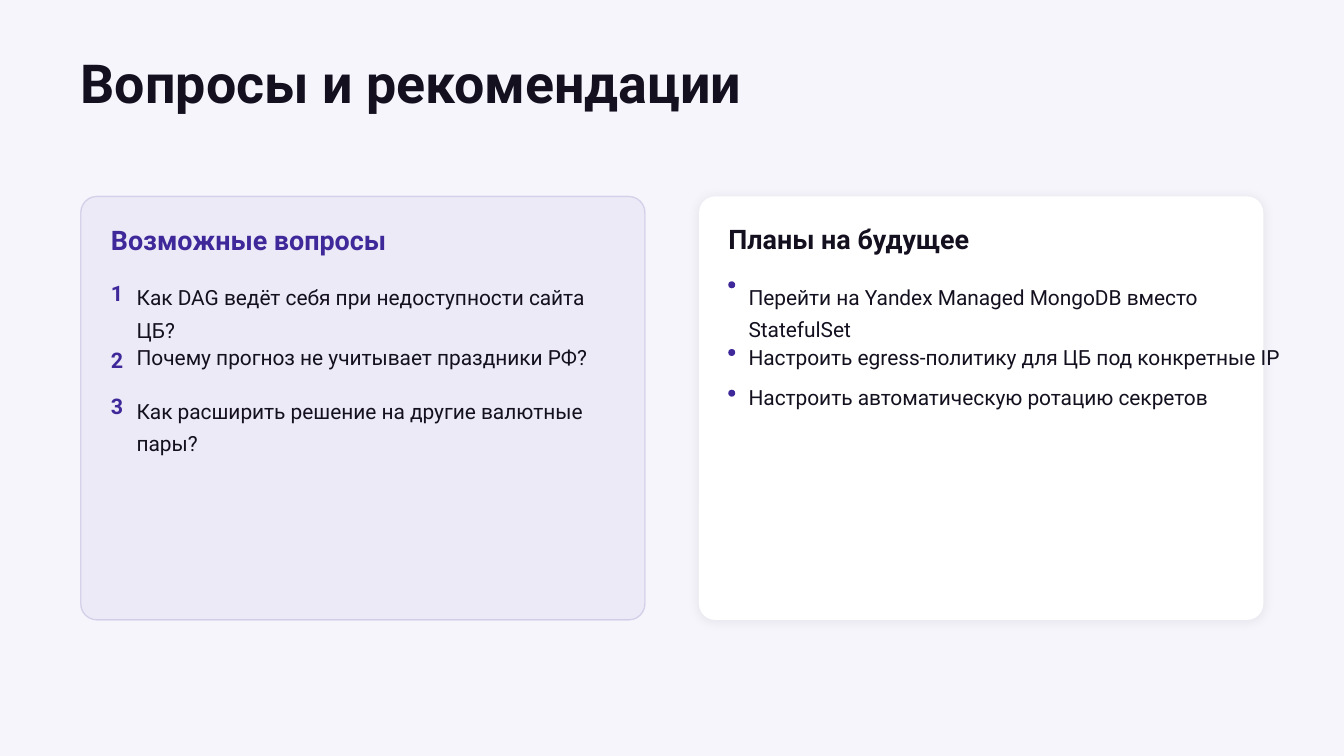
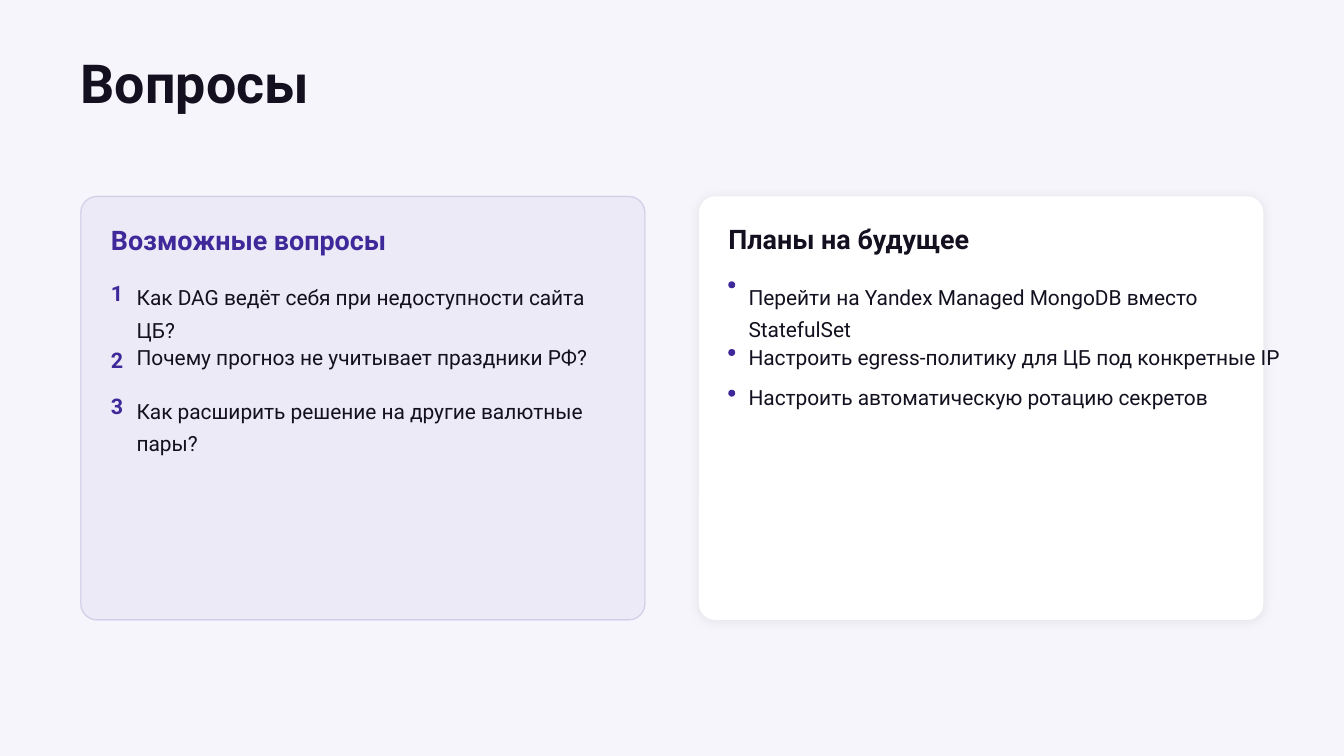
Before and after one commit to Kuber-2026-05OTUS/basov_repo, a slide deck: slide 22 of kubernetes-demo/docs/BASOV_REPO.pptx (slide 9 before the commit). Drawn at 1344x756 pixels with LibreOffice and Linux fonts; fonts in the diff are those of the drawing. Boxes give left, top, right and bottom in pixels: in the first picture for what was removed or moved away, otherwise in the second. Text is boxed around its words. In the diff, an @@ line names an element or a change of style, - is before the commit and + after.

```diff
--- a/kubernetes-demo/docs/BASOV_REPO.pptx
+++ b/kubernetes-demo/docs/BASOV_REPO.pptx
@@ text at bbox=[81, 64, 309, 114]: text changed @@
-Вопросы и рекомендации
+Вопросы
```
Also in this commit, not shown: 1 other slide changed, 13 slides added.
